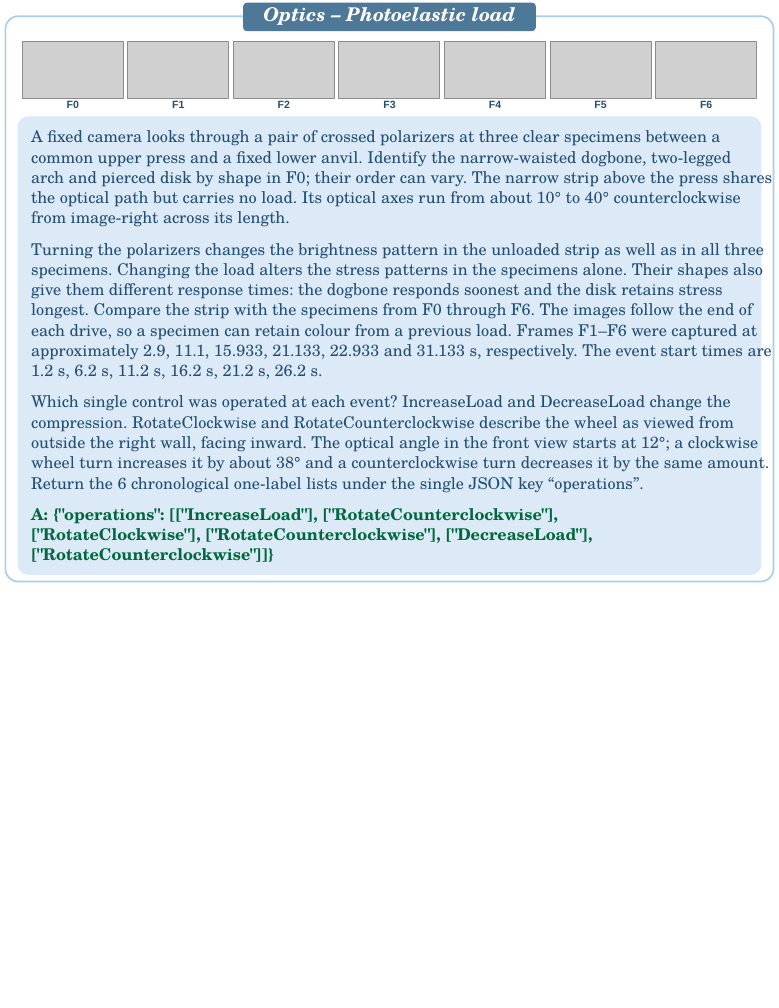
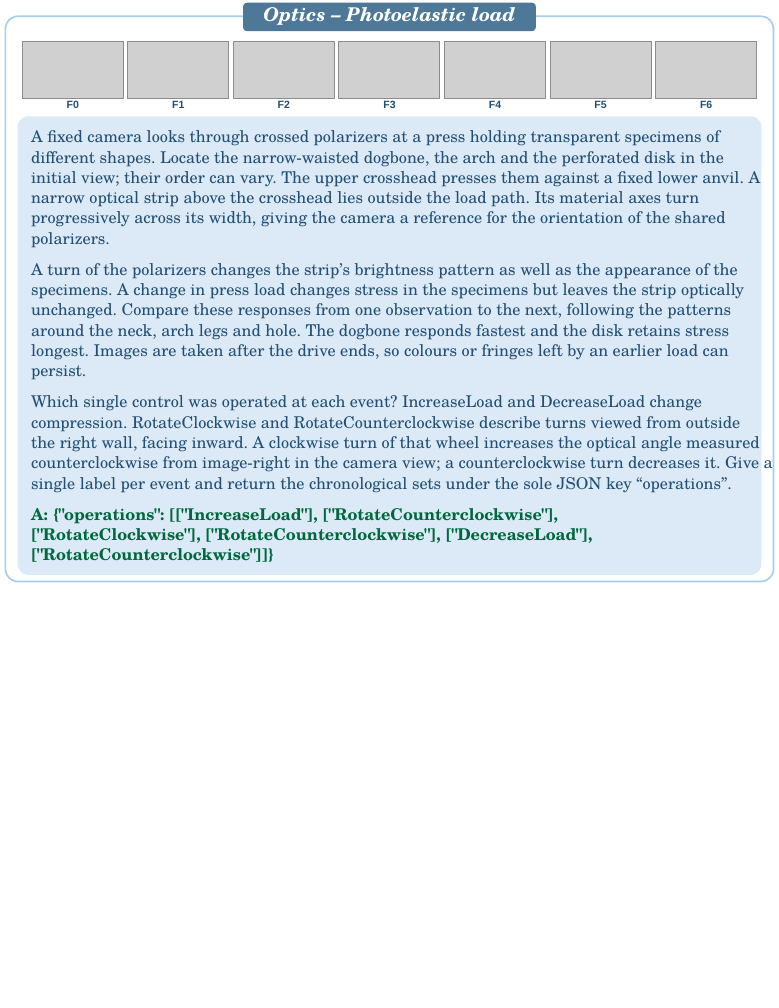
Before and after one commit to PIER-Lab/CaveBench, a slide deck: slide 17 of docs/assets/cases/CaveBench_Case_Studies.pptx. Drawn at 779x1008 pixels with LibreOffice and Linux fonts; fonts in the diff are those of the drawing; grey boxes stand for pictures. Boxes give left, top, right and bottom in pixels: in the first picture for what was removed or moved away, otherwise in the second. Text is boxed around its words. In the diff, an @@ line names an element or a change of style, - is before the commit and + after.

```diff
--- a/docs/assets/cases/CaveBench_Case_Studies.pptx
+++ b/docs/assets/cases/CaveBench_Case_Studies.pptx
@@ text at [31,130,744,248]: text changed @@
-A fixed camera looks through a pair of crossed polarizers at three clear specimens between a
-common upper press and a fixed lower anvil. Identify the narrow-waisted dogbone, two-legged
-arch and pierced disk by shape in F0; their order can vary. The narrow strip above the press shares
-the optical path but carries no load. Its optical axes run from about 10° to 40° counterclockwise
-from image-right across its length.
+A fixed camera looks through crossed polarizers at a press holding transparent specimens of
+different shapes. Locate the narrow-waisted dogbone, the arch and the perforated disk in the
+initial view; their order can vary. The upper crosshead presses them against a fixed lower anvil. A
+narrow optical strip above the crosshead lies outside the load path. Its material axes turn
+progressively across its width, giving the camera a reference for the orientation of the shared
+polarizers.
@@ text at [31,263,744,380]: text changed @@
-Turning the polarizers changes the brightness pattern in the unloaded strip as well as in all three
-specimens. Changing the load alters the stress patterns in the specimens alone. Their shapes also
-give them different response times: the dogbone responds soonest and the disk retains stress
-longest. Compare the strip with the specimens from F0 through F6. The images follow the end of
-each drive, so a specimen can retain colour from a previous load. Frames F1–F6 were captured at
-approximately 2.9, 11.1, 15.933, 21.133, 22.933 and 31.133 s, respectively. The event start times are
-1.2 s, 6.2 s, 11.2 s, 16.2 s, 21.2 s, 26.2 s.
+A turn of the polarizers changes the strip’s brightness pattern as well as the appearance of the
+specimens. A change in press load changes stress in the specimens but leaves the strip optically
+unchanged. Compare these responses from one observation to the next, following the patterns
+around the neck, arch legs and hole. The dogbone responds fastest and the disk retains stress
+longest. Images are taken after the drive ends, so colours or fringes left by an earlier load can
+persist.
@@ text at [31,395,760,493]: text changed @@
-Which single control was operated at each event? IncreaseLoad and DecreaseLoad change the
-compression. RotateClockwise and RotateCounterclockwise describe the wheel as viewed from
-outside the right wall, facing inward. The optical angle in the front view starts at 12°; a clockwise
-wheel turn increases it by about 38° and a counterclockwise turn decreases it by the same amount.
-Return the 6 chronological one-label lists under the single JSON key “operations”.
+Which single control was operated at each event? IncreaseLoad and DecreaseLoad change
+compression. RotateClockwise and RotateCounterclockwise describe turns viewed from outside
+the right wall, facing inward. A clockwise turn of that wheel increases the optical angle measured
+counterclockwise from image-right in the camera view; a counterclockwise turn decreases it. Give a
+single label per event and return the chronological sets under the sole JSON key “operations”.
```
Also in this commit, not shown: 19 other slides changed.
